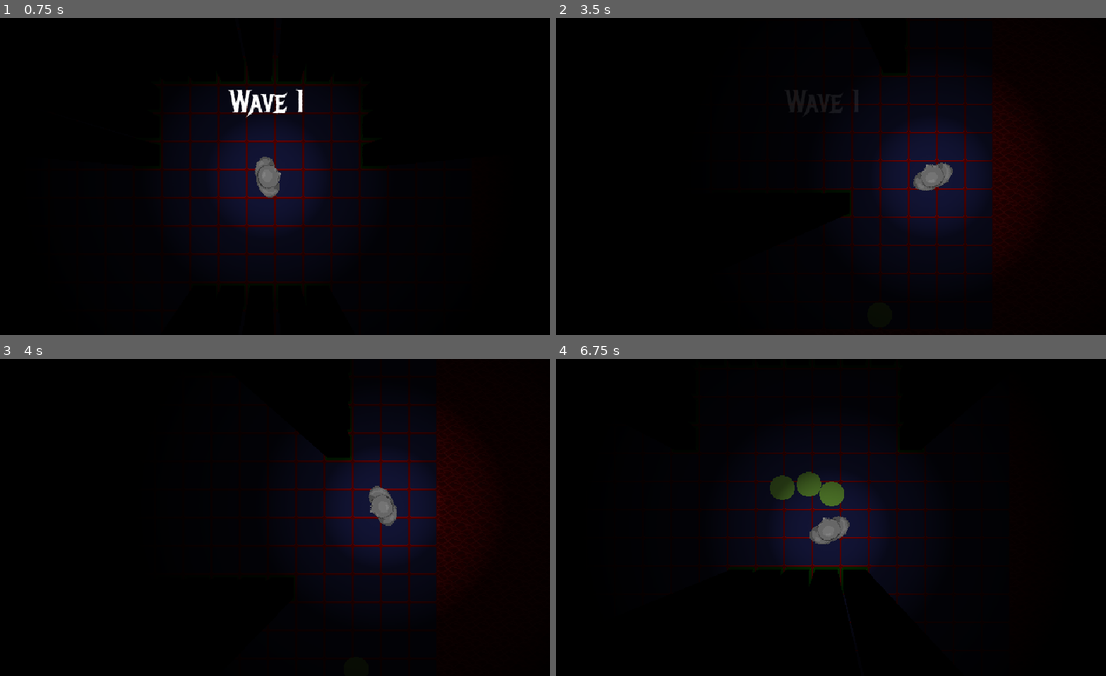
Above: before the commit, frames 1-4 (two rows, left to right).
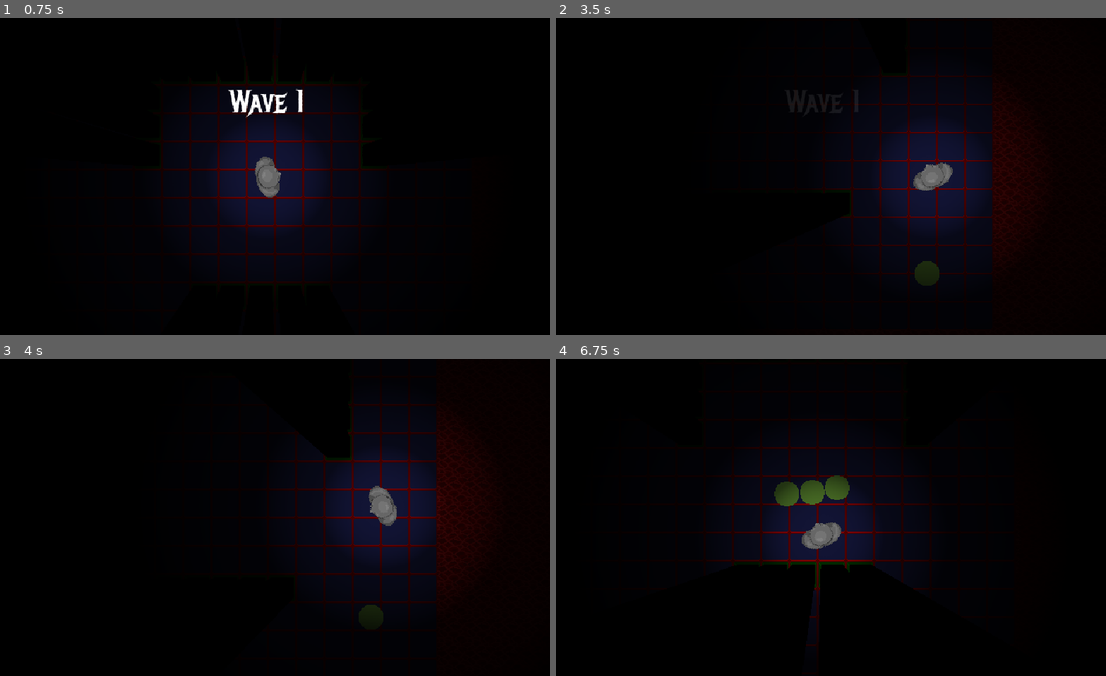
Above: after the commit, the same moments.

Repository: Burger-Bois/LD54-Godot-Team
Game: Godot game, scene res://scenes/main.tscn
Same seed, same stepped clock (60 frames per second), same inputs: the game is played once before the commit and once after it. Sound files missing from this copy of the repository are replaced by a short silence.
Inputs (mouse positions are in pixels of both pictures, inside the frame that each line leads up to):
- Up to frame 1 (0.75 s): click "Start" at 0.5 s
- Up to frame 2 (3.5 s): tap Enter at 1.25 s; move the mouse to (946, 160) at 1.27 s; hold D (right) 1.28-2.03 s; hold Right mouse button (aim) 1.28-2.03 s; move the mouse to (710, 192) at 2.02 s; hold S (down) 2.03-2.78 s; click (710, 192) at 2.1 s; move the mouse to (880, 106) at 2.77 s; hold D (right) from 2.78 s (still down); tap E (interact) at 2.85 s
- Up to frame 3 (4 s): move the mouse to (242, 580) at 3.52 s; release D (right) at 3.53 s; hold W (up) from 3.53 s (still down); right-click (242, 580) at 3.6 s
- Up to frame 4 (6.75 s): move the mouse to (990, 565) at 4.27 s; release W (up) at 4.28 s; press the mouse at (990, 565) at 4.28 s; hold A (left) 4.28-5.78 s; move the mouse to (655, 469) at 5.02 s; release the mouse at (655, 469) at 5.03 s; tap E (interact) at 5.1 s; move the mouse to (853, 517) at 5.77 s; hold S (down) 5.78-6.53 s; hold Right mouse button (aim) 5.78-6.53 s; move the mouse to (737, 438) at 6.52 s; hold D (right) from 6.53 s (still down); click (737, 438) at 6.6 s

Frame 1 is identical in both runs. In frame 2, 0.3% of the frame differs, in the area x 65-70%, y 76-85%; in frame 3, 0.1%; in frame 4, 3.9%, in the area x 27-71%, y 20-91%.

Commit message:
add animated water

Diff:
--- a/scenes/level.tscn
+++ b/scenes/level.tscn
@@ -8,23 +8,26 @@
 [ext_resource type="PackedScene" uid="uid://bb6fupav162eu" path="res://scenes/enemy.tscn" id="4_bv5dq"]
 [ext_resource type="Texture2D" uid="uid://du6bfbxhschlc" path="res://assets/obstacletesttile.png" id="5_445wj"]
 [ext_resource type="PackedScene" uid="uid://qylfmg2m6v0o" path="res://scenes/spawner_path.tscn" id="6_dvq5o"]
+[ext_resource type="Texture2D" uid="uid://bv26omrl2dyvy" path="res://assets/walls_and_floors.png" id="6_y6i5r"]
 [ext_resource type="PackedScene" uid="uid://3dv5ykimq4tw" path="res://scenes/obstacle_manager.tscn" id="9_hw2va"]
 
-[sub_resource type="NavigationPolygon" id="NavigationPolygon_v1x6a"]
-vertices = PackedVector2Array(-8, -16, 8, -16, 16, -8, 16, 8, 8, 16, -8, 16, -16, 8, -16, -8)
-polygons = Array[PackedInt32Array]([PackedInt32Array(0, 1, 2, 3, 4, 5, 6, 7)])
-outlines = Array[PackedVector2Array]([PackedVector2Array(-8, -16, 8, -16, 16, -8, 16, 8, 8, 16, -8, 16, -16, 8, -16, -8)])
+[sub_resource type="AnimatedTexture" id="AnimatedTexture_tsicl"]
+frame_0/texture = ExtResource("1_x14sm")
 
 [sub_resource type="TileSetAtlasSource" id="TileSetAtlasSource_21088"]
-texture = ExtResource("1_x14sm")
-texture_region_size = Vector2i(32, 32)
+texture = SubResource("AnimatedTexture_tsicl")
+texture_region_size = Vector2i(32, 32)
+0:0/animation_columns = 4
+0:0/animation_frame_0/duration = 1.0
+0:0/animation_frame_1/duration = 1.0
+0:0/animation_frame_2/duration = 1.0
+0:0/animation_frame_3/duration = 1.0
 0:0/0 = 0
 0:0/0/physics_layer_0/linear_velocity = Vector2(0, 0)
 0:0/0/physics_layer_0/angular_velocity = 0.0
 0:0/0/physics_layer_0/polygon_0/points = PackedVector2Array(-16, -16, 16, -16, 16, 16, -16, 16)
 0:0/0/physics_layer_1/linear_velocity = Vector2(0, 0)
 0:0/0/physics_layer_1/angular_velocity = 0.0
-0:0/0/navigation_layer_0/polygon = SubResource("NavigationPolygon_v1x6a")
 
 [sub_resource type="NavigationPolygon" id="NavigationPolygon_8pyj8"]
 vertices = PackedVector2Array(-8, -16, 8, -16, 16, -8, 16, 8, 8, 16, -8, 16, -16, 8, -16, -8)
@@ -69,6 +72,85 @@
 0:0/0/physics_layer_1/linear_velocity = Vector2(0, 0)
 0:0/0/physics_layer_1/angular_velocity = 0.0
 0:0/0/physics_layer_1/polygon_0/points = PackedVector2Array(-16, -16, 16, -16, 16, 16, -16, 16)
+
+[sub_resource type="TileSetAtlasSource" id="TileSetAtlasSource_7om4x"]
+texture = ExtResource("6_y6i5r")
+texture_region_size = Vector2i(32, 32)
+0:0/0 = 0
+0:0/0/physics_layer_0/linear_velocity = Vector2(0, 0)
+0:0/0/physics_layer_0/angular_velocity = 0.0
+0:0/0/physics_layer_1/linear_velocity = Vector2(0, 0)
+0:0/0/physics_layer_1/angular_velocity = 0.0
+1:0/0 = 0
+1:0/0/physics_layer_0/linear_velocity = Vector2(0, 0)
+1:0/0/physics_layer_0/angular_velocity = 0.0
+1:0/0/physics_layer_1/linear_velocity = Vector2(0, 0)
+1:0/0/physics_layer_1/angular_velocity = 0.0
+2:0/0 = 0
+2:0/0/physics_layer_0/linear_velocity = Vector2(0, 0)
+2:0/0/physics_layer_0/angular_velocity = 0.0
+2:0/0/physics_layer_1/linear_velocity = Vector2(0, 0)
+2:0/0/physics_layer_1/angular_velocity = 0.0
+3:0/0 = 0
+3:0/0/physics_layer_0/linear_velocity = Vector2(0, 0)
+3:0/0/physics_layer_0/angular_velocity = 0.0
+3:0/0/physics_layer_1/linear_velocity = Vector2(0, 0)
+3:0/0/physics_layer_1/angular_velocity = 0.0
+0:1/0 = 0
+0:1/0/physics_layer_0/linear_velocity = Vector2(0, 0)
+0:1/0/physics_layer_0/angular_velocity = 0.0
+0:1/0/physics_layer_1/linear_velocity = Vector2(0, 0)
+0:1/0/physics_layer_1/angular_velocity = 0.0
+1:1/0 = 0
+1:1/0/physics_layer_0/linear_velocity = Vector2(0, 0)
+1:1/0/physics_layer_0/angular_velocity = 0.0
+1:1/0/physics_layer_1/linear_velocity = Vector2(0, 0)
+1:1/0/physics_layer_1/angular_velocity = 0.0
+2:1/0 = 0
+2:1/0/physics_layer_0/linear_velocity = Vector2(0, 0)
+2:1/0/physics_layer_0/angular_velocity = 0.0
+2:1/0/physics_layer_1/linear_velocity = Vector2(0, 0)
+2:1/0/physics_layer_1/angular_velocity = 0.0
+3:1/0 = 0
+3:1/0/physics_layer_0/linear_velocity = Vector2(0, 0)
+3:1/0/physics_layer_0/angular_velocity = 0.0
+3:1/0/physics_layer_1/linear_velocity = Vector2(0, 0)
+3:1/0/physics_layer_1/angular_velocity = 0.0
+0:2/0 = 0
+0:2/0/physics_layer_0/linear_velocity = Vector2(0, 0)
+0:2/0/physics_layer_0/angular_velocity = 0.0
+0:2/0/physics_layer_1/linear_velocity = Vector2(0, 0)
+0:2/0/physics_layer_1/angular_velocity = 0.0
+1:2/0 = 0
+1:2/0/physics_layer_0/linear_velocity = Vector2(0, 0)
+1:2/0/physics_layer_0/angular_velocity = 0.0
+1:2/0/physics_layer_1/linear_velocity = Vector2(0, 0)
+1:2/0/physics_layer_1/angular_velocity = 0.0
+2:2/0 = 0
+2:2/0/physics_layer_0/linear_velocity = Vector2(0, 0)
+2:2/0/physics_layer_0/angular_velocity = 0.0
+2:2/0/physics_layer_1/linear_velocity = Vector2(0, 0)
+2:2/0/physics_layer_1/angular_velocity = 0.0
+0:3/0 = 0
+0:3/0/physics_layer_0/linear_velocity = Vector2(0, 0)
+0:3/0/physics_layer_0/angular_velocity = 0.0
+0:3/0/physics_layer_1/linear_velocity = Vector2(0, 0)
+0:3/0/physics_layer_1/angular_velocity = 0.0
+1:3/0 = 0
+1:3/0/physics_layer_0/linear_velocity = Vector2(0, 0)
+1:3/0/physics_layer_0/angular_velocity = 0.0
+1:3/0/physics_layer_1/linear_velocity = Vector2(0, 0)
+1:3/0/physics_layer_1/angular_velocity = 0.0
+2:3/0 = 0
+2:3/0/physics_layer_0/linear_velocity = Vector2(0, 0)
+2:3/0/physics_layer_0/angular_velocity = 0.0
+2:3/0/physics_layer_1/linear_velocity = Vector2(0, 0)
+2:3/0/physics_layer_1/angular_velocity = 0.0
+3:3/0 = 0
+3:3/0/physics_layer_0/linear_velocity = Vector2(0, 0)
+3:3/0/physics_layer_0/angular_velocity = 0.0
+3:3/0/physics_layer_1/linear_velocity = Vector2(0, 0)
+3:3/0/physics_layer_1/angular_velocity = 0.0
 
 [sub_resource type="TileSet" id="TileSet_58y2h"]
 tile_size = Vector2i(32, 32)
@@ -81,6 +163,7 @@
 sources/1 = SubResource("TileSetAtlasSource_o5e31")
 sources/2 = SubResource("TileSetAtlasSource_1rjhd")
 sources/3 = SubResource("TileSetAtlasSource_agyra")
+sources/6 = SubResource("TileSetAtlasSource_7om4x")
 
 [node name="Level" type="Node2D"]
 process_mode = 1
Not shown: 1 places in scenes/level.tscn that only renumber resources
